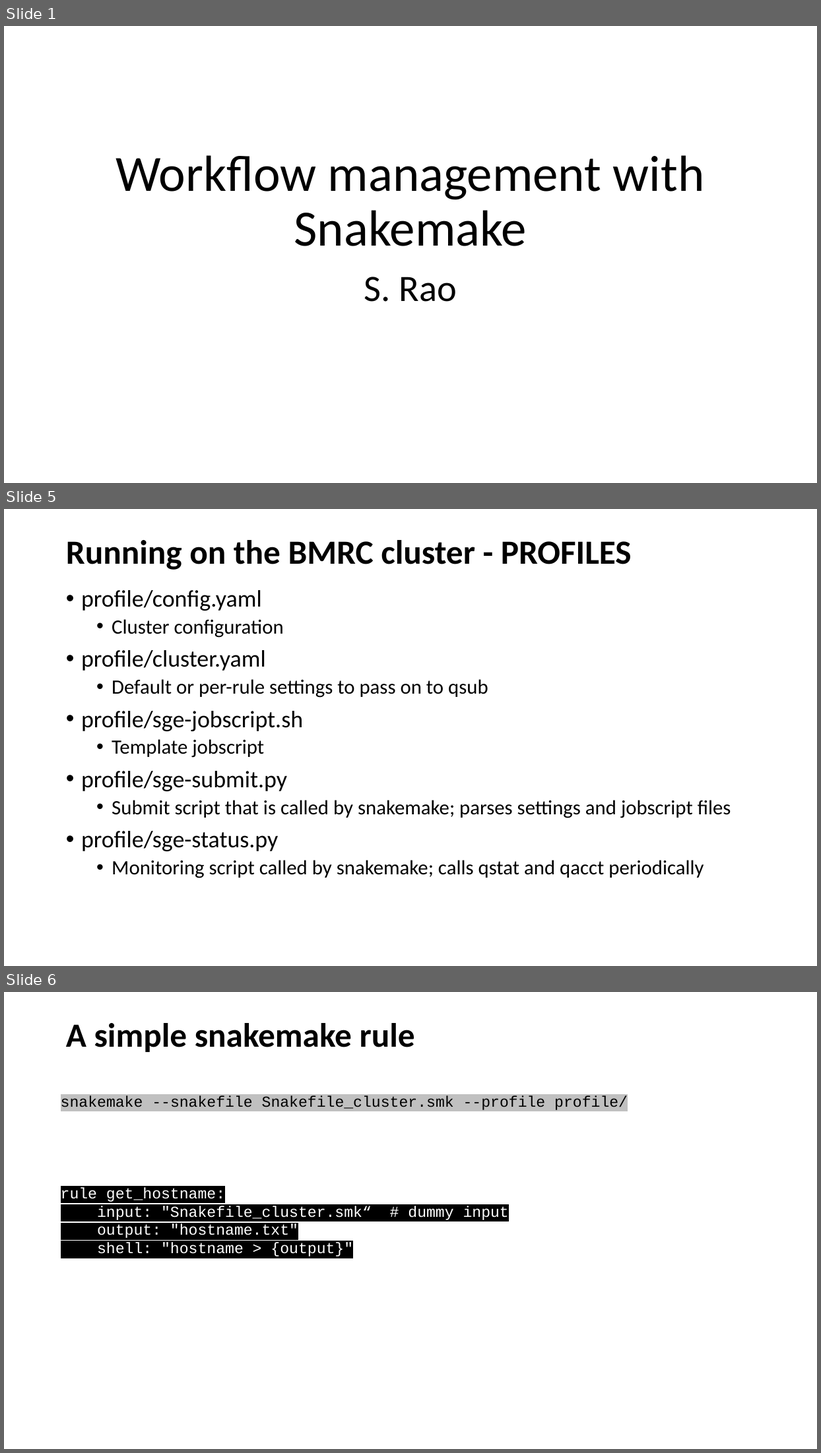
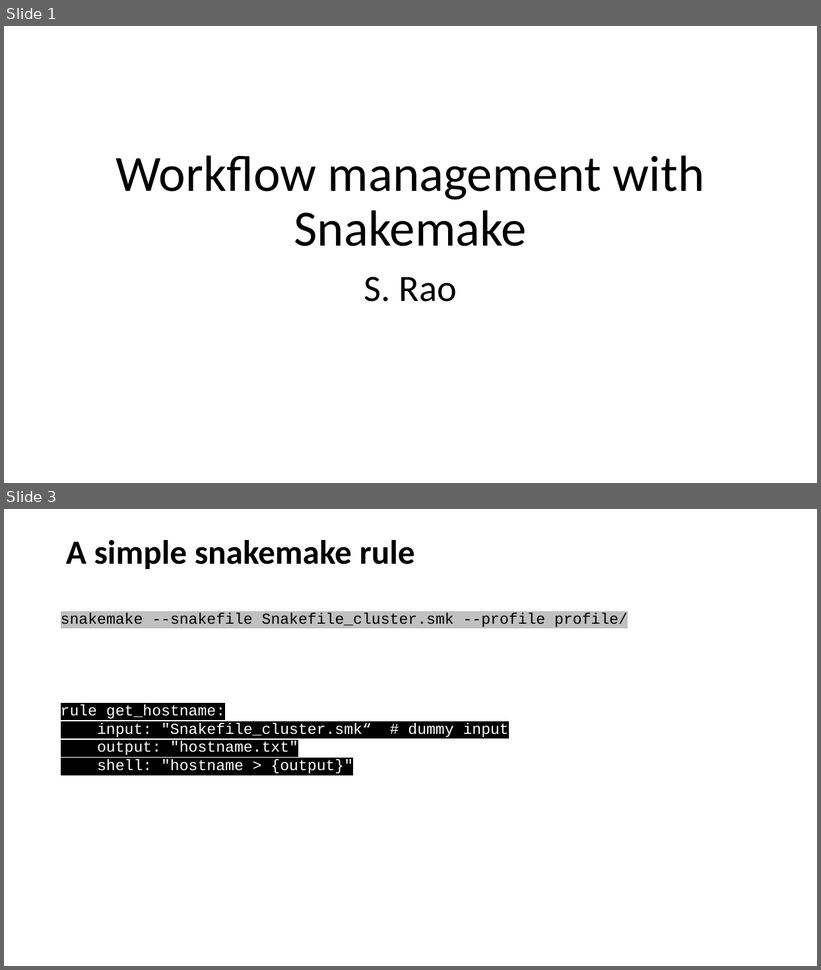
Before and after one commit to sraorao/snakemake_GMS_MT2023, a slide deck: session2/snakemake_2.pptx. Shown one above the other, each under a label of ours: slides 1, 5 and 6 before the commit, slides 1 and 3 after it; the slides between them are not shown. The pictures are 821x1453 and 821x970 pixels, drawn with LibreOffice and Linux fonts; fonts in the diff are those of the drawing. Boxes give left, top, right and bottom in pixels: in the first picture for what was removed or moved away, otherwise in the second. Text is boxed around its words. In the diff, an @@ line names an element or a change of style, - is before the commit and + after.

```diff
--- a/session2/snakemake_2.pptx
+++ b/session2/snakemake_2.pptx
@@ slide 5 removed at (4, 509, 817, 966), background #FFFFFF @@
@@ title removed at (66, 540, 632, 570) @@
-Running on the BMRC cluster - PROFILES
@@ text removed at (81, 590, 731, 879) @@
-• profile/config.yaml
-  • Cluster configuration
-• profile/cluster.yaml
-  • Default or per-rule settings to pass on to qsub
-• profile/sge-jobscript.sh
-  • Template jobscript
-• profile/sge-submit.py
-  • Submit script that is called by snakemake; parses settings and jobscript files
-• profile/sge-status.py
-  • Monitoring script called by snakemake; calls qstat and qacct periodically
@@ what was slide 6 is now slide 3 @@
```
Also in this commit, not shown: 1 slide changed, 1 slide added, 2 other slides removed, 9 other files.
